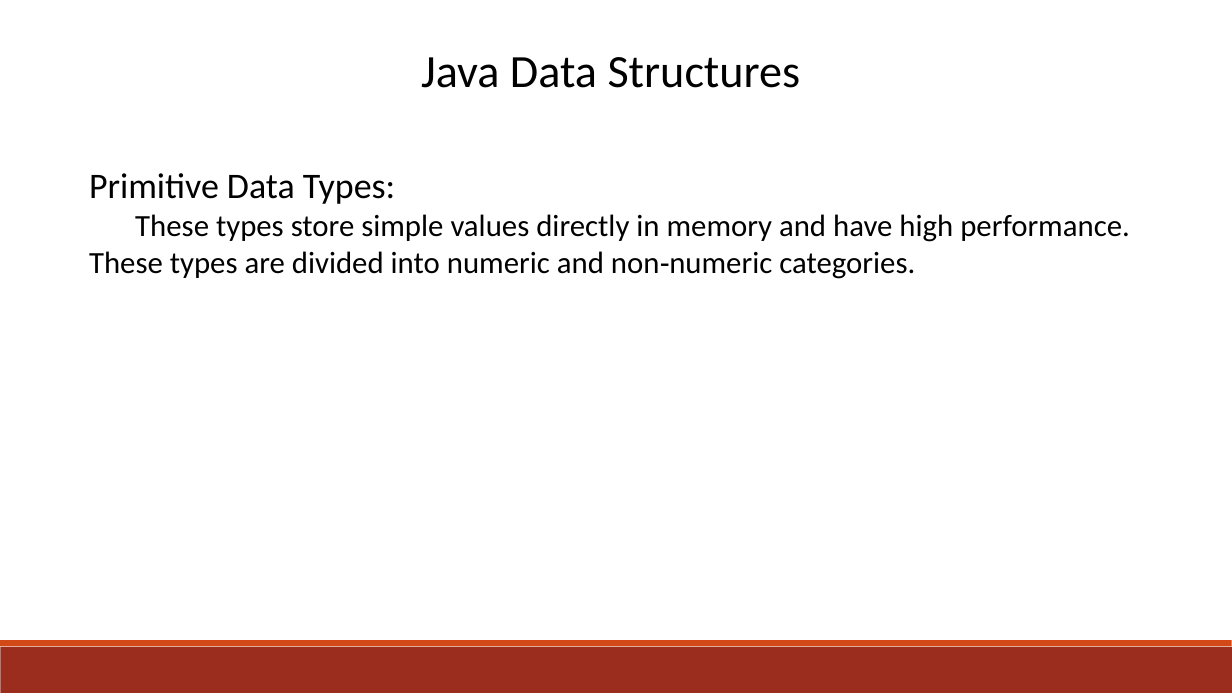
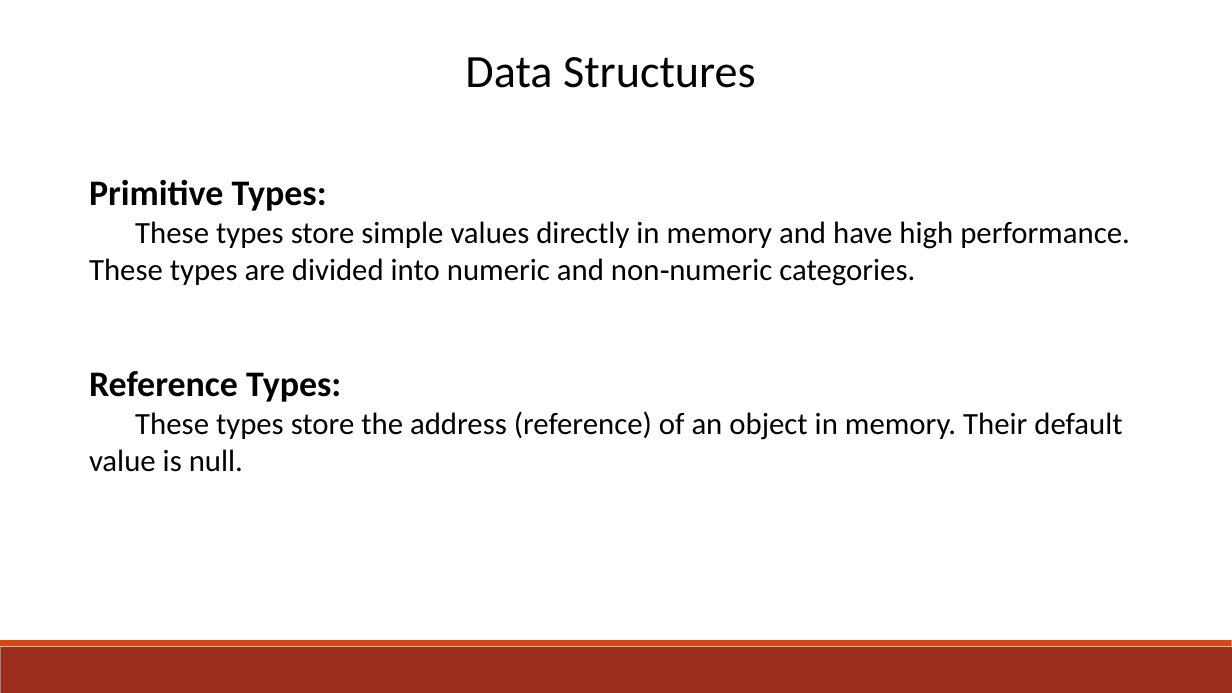
Before and after one commit to Ramin2005/Java-Advanced-Programming, a slide deck: slide 2 of Data Structures/Data Structures.PPTX. Drawn at 1232x693 pixels with LibreOffice and Linux fonts; fonts in the diff are those of the drawing. Boxes give left, top, right and bottom in pixels: in the first picture for what was removed or moved away, otherwise in the second. Text is boxed around its words. In the diff, an @@ line names an element or a change of style, - is before the commit and + after.

```diff
--- a/Data Structures/Data Structures.PPTX
+++ b/Data Structures/Data Structures.PPTX
@@ text at <box>465,57,756,88</box>: text changed @@
-Java Data Structures
+Data Structures
@@ text at <box>89,179,327,211</box>: text changed; bold on @@
-Primitive Data Types:
+Primitive Types:
@@ text at <box>89,371,1122,472</box>: paragraph added @@
+Reference Types:
+These types store the address (reference) of an object in memory. Their default value is null.
```
Also in this commit, not shown: 1 slide added, 3 other files.
